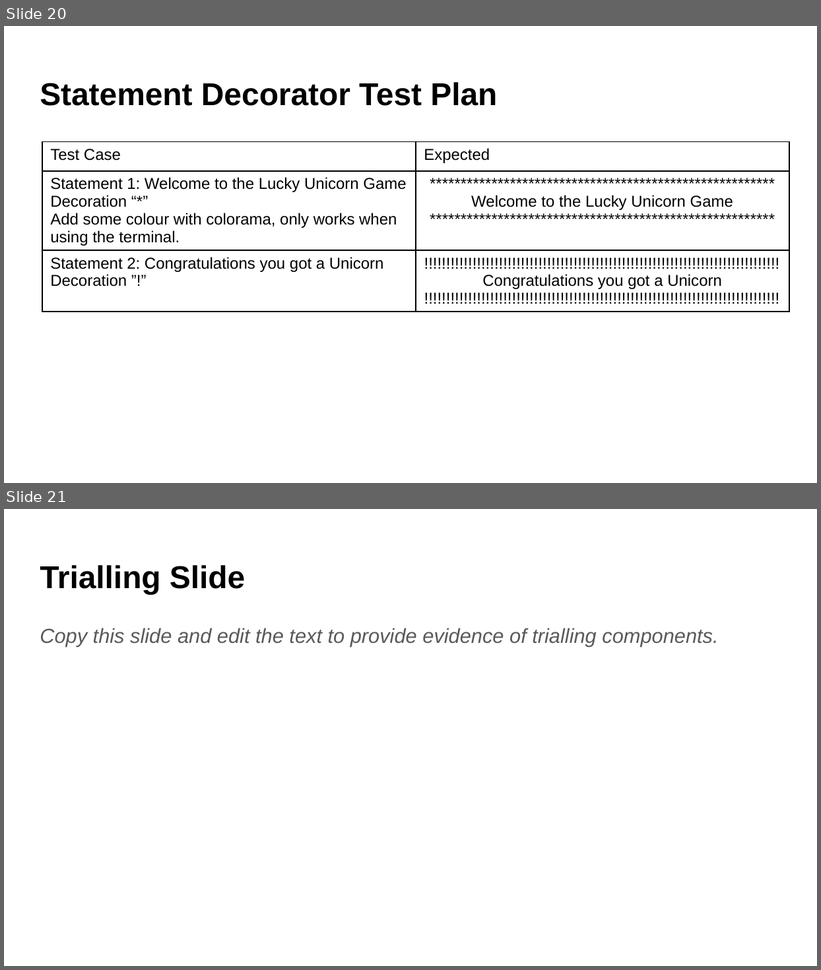
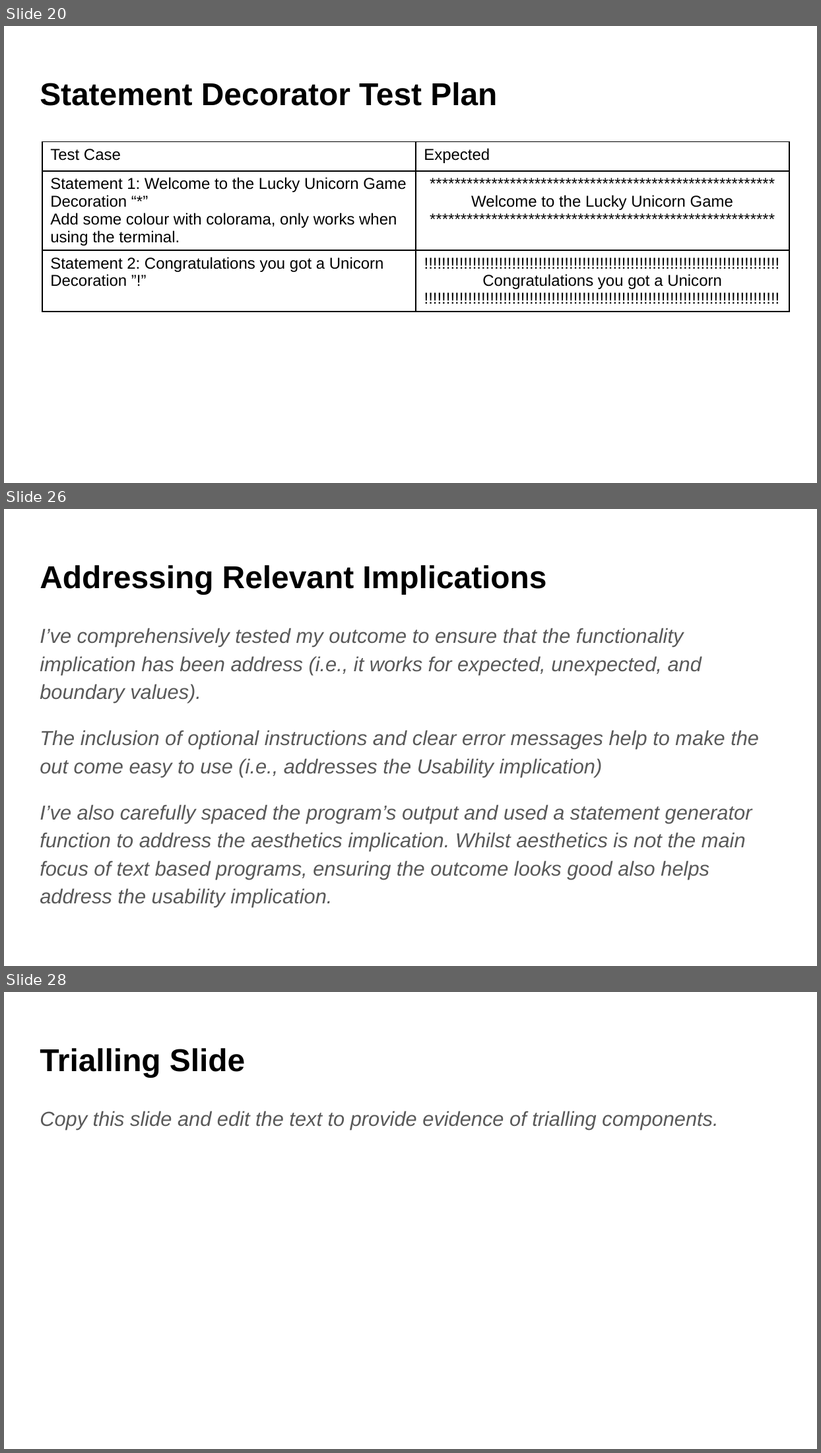
Before and after one commit to aspectnz/PEX, a slide deck: games/luckyunicorn/Python Program Documentation.pptx. Shown one above the other, each under a label of ours: slides 20 and 21 before the commit, slides 20, 26 and 28 after it; the slides between them are not shown. The pictures are 821x970 and 821x1453 pixels, drawn with LibreOffice and Linux fonts; fonts in the diff are those of the drawing. Boxes give left, top, right and bottom in pixels: in the first picture for what was removed or moved away, otherwise in the second. Text is boxed around its words. In the diff, an @@ line names an element or a change of style, - is before the commit and + after.

```diff
--- a/games/luckyunicorn/Python Program Documentation.pptx
+++ b/games/luckyunicorn/Python Program Documentation.pptx
@@ slide 26 added at (4,509,817,966), background #FFFFFF @@
@@ title added at (40,565,547,594), 28 pt, text #000000, bold @@
+Addressing Relevant Implications
@@ text added at (40,628,759,908), 18 pt, text #595959, italic @@
+I’ve comprehensively tested my outcome to ensure that the functionality implication has been address (i.e., it works for expected, unexpected, and boundary values).
+The inclusion of optional instructions and clear error messages help to make the out come easy to use (i.e., addresses the Usability implication)
+I’ve also carefully spaced the program’s output and used a statement generator function to address the aesthetics implication. Whilst aesthetics is not the main focus of text based programs, ensuring the outcome looks good also helps address the usability implication.
@@ what was slide 21 is now slide 28 @@
```
Also in this commit, not shown: 1 slide changed, 6 other slides added, 2 slides removed, 3 other files.
